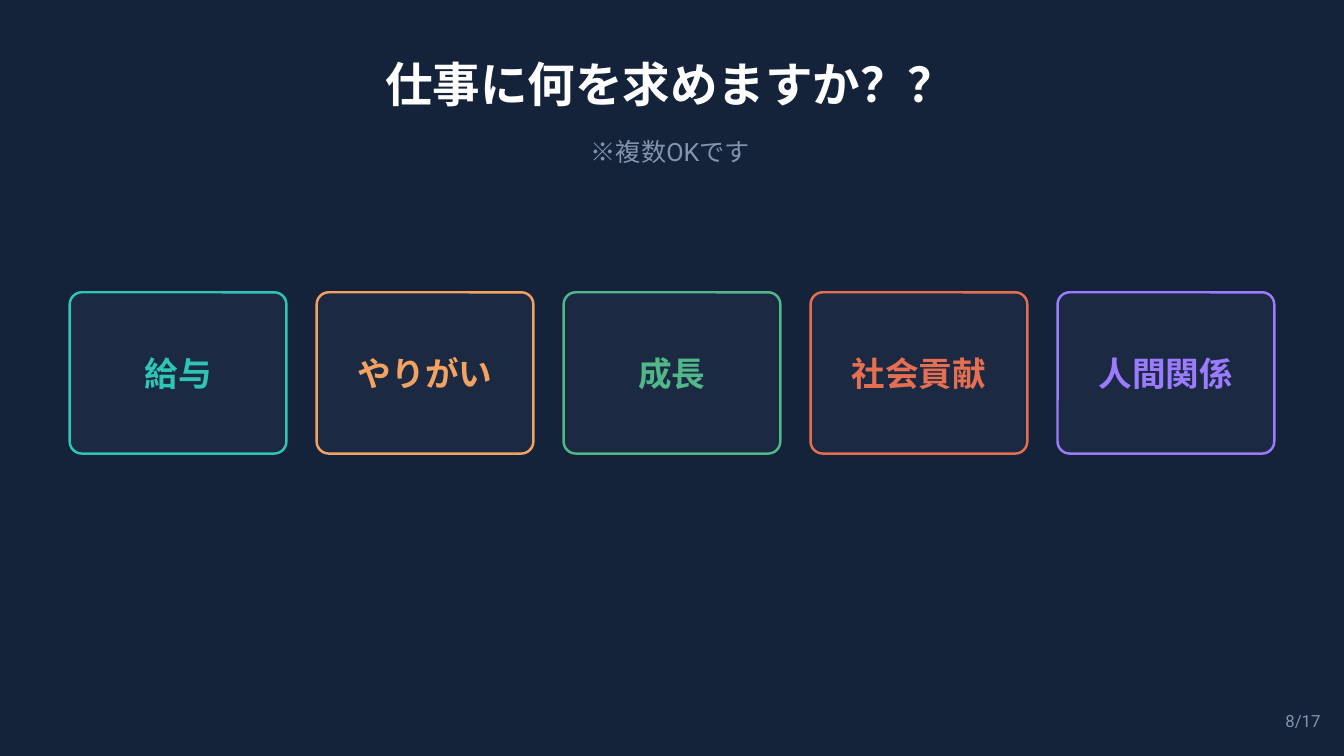
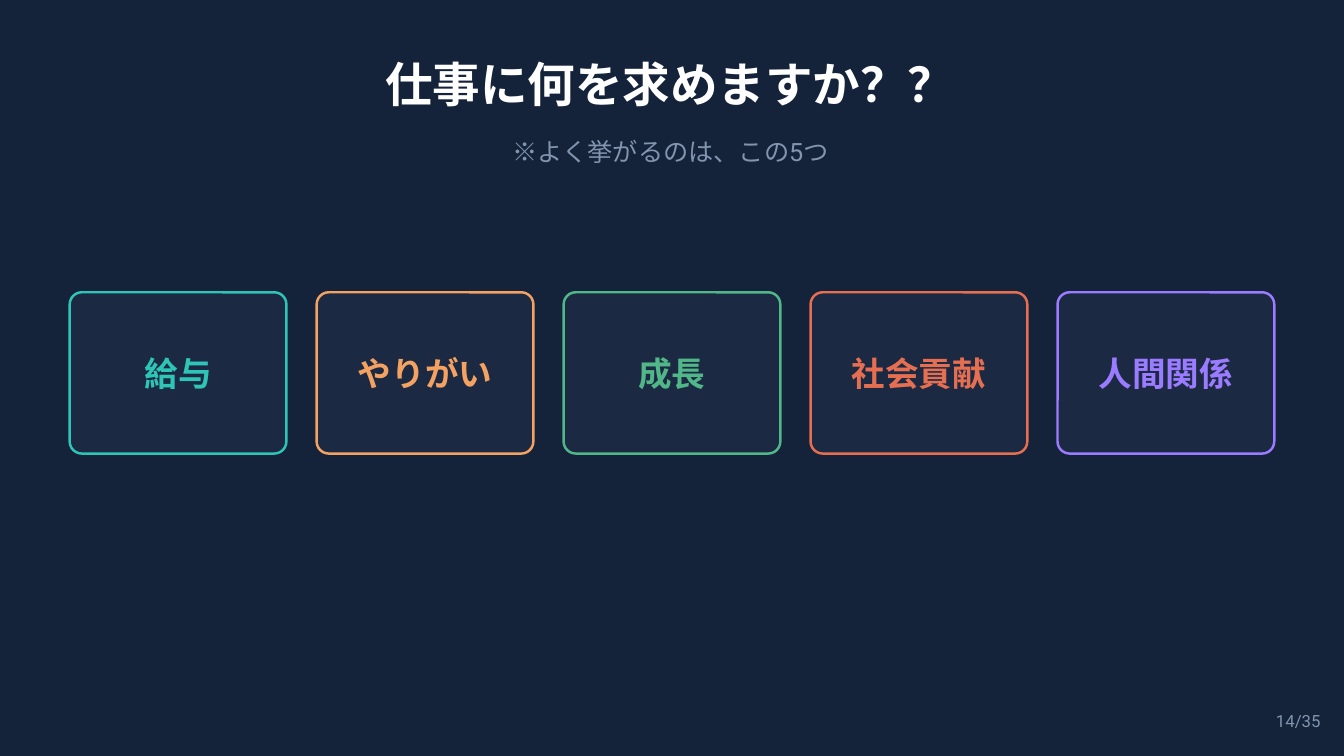
Before and after one commit to syukugennmathto/claude-daily-routines, a slide deck: slide 14 of build/career_talk_setagaya.pptx (slide 8 before the commit). Drawn at 1344x756 pixels with LibreOffice and Linux fonts; fonts in the diff are those of the drawing. Boxes give left, top, right and bottom in pixels: in the first picture for what was removed or moved away, otherwise in the second. Text is boxed around its words. In the diff, an @@ line names an element or a change of style, - is before the commit and + after.

```diff
--- a/build/career_talk_setagaya.pptx
+++ b/build/career_talk_setagaya.pptx
@@ text at box(512, 140, 829, 163): text changed @@
-※複数OKです
+※よく挙がるのは、この5つ
@@ text at box(1276, 715, 1321, 728): text changed @@
-8/17
+14/35
```
Also in this commit, not shown: 16 other slides changed, 18 slides added, 3 other files.
